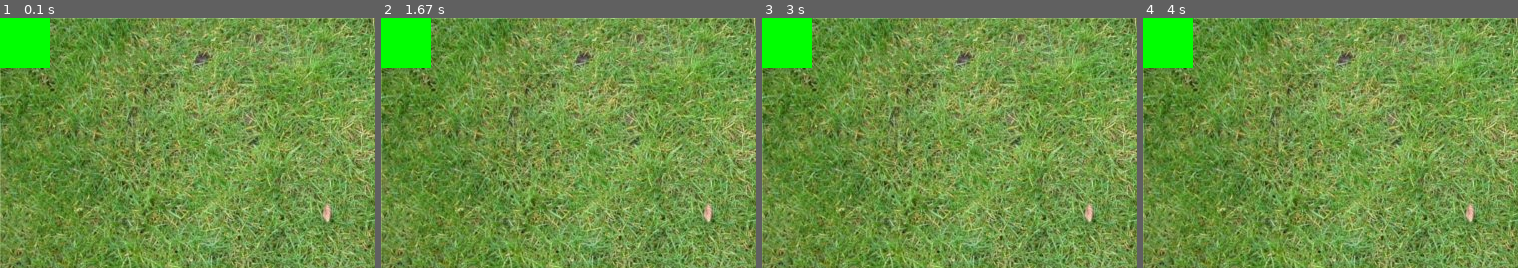
Above: before the commit, frames 1-4 (left to right).
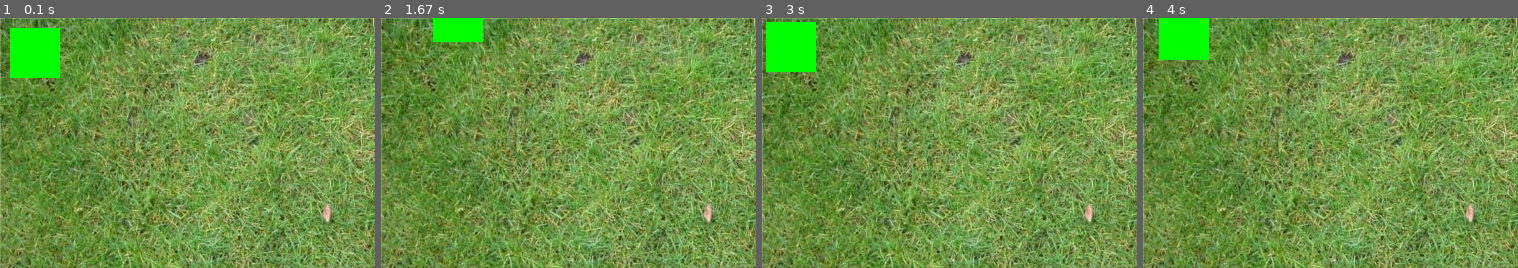
Above: after the commit, the same moments.

Repository: matthieurobert/Projet-ISN
Game: pygame game, started from partie_lilian/direction_du_personnage_biazare.py
The game is run twice, just before and just after one commit, with the same random seed, the same clock (stepped at 60 frames per second) and the same inputs.
Inputs:
- Up to frame 1 (0.1 s): no input
- Up to frame 2 (1.67 s): hold D 0.33-0.8 s; hold W 0.83-1.32 s; hold D from 1.35 s (still down)
- Up to frame 3 (3 s): release D at 1.82 s; hold A 1.85-2.38 s; hold S 2.42-2.72 s; hold A from 2.75 s (still down)
- Up to frame 4 (4 s): release A at 3.15 s; hold W 3.18-3.55 s; hold D from 3.58 s (still down)
The pictures show only the part of the screen within x 0-50%, y 0-50%; the shares and areas given below are measured in that part.
In our replay, the window is 640x480 before the commit and 750x500 after it. These sizes can differ from the game's own. Grey fills any space a smaller window leaves; there, only what the larger window draws over its background counts as a difference.

The runs differ from the first frame. In frame 1, 1.9% of the frame differs, in the area x 0-16%, y 0-24%; in frame 2, 3.9%, in the area x 0-28%, y 0-20%; in frame 3, 0.8%; in frame 4, 1.9%.

Commit message:
lajoutement du perso

Diff:
--- a/partie_lilian/direction_du_personnage_biazare.py
+++ b/partie_lilian/direction_du_personnage_biazare.py
@@ -1,36 +1,86 @@
+
 import pygame
 from pygame.locals import *
+def deplacement():
+    pygame.init()
+    fenetre = pygame.display.set_mode((750,500))
+    fond = pygame.image.load("background.jpg").convert()
+    fenetre.blit(fond, (0,0))
+    perso = pygame.image.load("perso.jpg").convert()
+    x=10
+    y=10
+    speed = 6
+    clock = pygame.time.Clock()
+    fenetre.blit(perso, (x,y))
+    pygame.display.flip()
+    continuer = 0
+    pygame.key.set_repeat(400,30)
+    while continuer == 0:
 
-pygame.init()
+        for event in pygame.event.get():
+            key=pygame.key.get_pressed()
+            clock.tick(30)
 
-#Ouverture de la fenêtre Pygame
-fenetre = pygame.display.set_mode((640, 480))
+            if event.type == QUIT:
+                continuer = 1
+                pygame.quit()
+            if  key[pygame.K_a] :
+                clock.tick(30)                    # gauche
+                fenetre.blit(fond, (0,0))
+                x = x-speed
+                fenetre.blit(perso, (x,y))
+                pygame.display.flip()
 
-#Chargement et collage du fond
-fond = pygame.image.load("background.jpg").convert()
-fenetre.blit(fond, (0,0))
+            if  key[pygame.K_d] :
+                clock.tick(30)                    #droite
+                fenetre.blit(fond, (0,0))
+                x = x+speed
+                fenetre.blit(perso, (x,y))
+                pygame.display.flip()
 
-#Chargement et collage du personnage
-perso = pygame.image.load("perso.jpg").convert_alpha()
-position_perso = perso.get_rect()
-fenetre.blit(perso, position_perso)
+            if  key[pygame.K_w] :
+                clock.tick(30)                      # monter
+                fenetre.blit(fond, (0,0))
+                y = y-speed
+                fenetre.blit(perso, (x,y))
+                pygame.display.flip()
 
-#Rafraîchissement de l'écran
-pygame.display.flip()
+            if  key[pygame.K_s] :
+                clock.tick(30)                       #décendre
+                fenetre.blit(fond, (0,0))
+                y = y+speed
+                fenetre.blit(perso, (x,y))
+                pygame.display.flip()
 
-#BOUCLE INFINIE
-continuer = 1
-while continuer:
-	for event in pygame.event.get():	#Attente des événements
-		if event.type == QUIT:
-			continuer = 0
-		if event.type == KEYDOWN:
-			if event.key == K_DOWN:	#Si "flèche bas"
-				#On descend le perso
-				position_perso = position_perso.move(0,3)
+            if  key[pygame.K_s] and key[pygame.K_a]   :
+                clock.tick(30)
+                fenetre.blit(fond, (0,0))
+                y = y+speed
+                x=x-speed
+                fenetre.blit(perso, (x,y))
+                pygame.display.flip()
 
-	#Re-collage
-	fenetre.blit(fond, (0,0))
-	fenetre.blit(perso, position_perso)
-	#Rafraichissement
-	pygame.display.flip()
+            if  key[pygame.K_s] and key[pygame.K_d] :
+                clock.tick(30)
+                fenetre.blit(fond, (0,0))
+                y = y+speed
+                x= x+speed
+                fenetre.blit(perso, (x,y))
+                pygame.display.flip()
+
+            if  key[pygame.K_w] and key[pygame.K_d] :
+                clock.tick(30)
+                fenetre.blit(fond, (0,0))
+                y = y-speed
+                x=x+speed
+                fenetre.blit(perso, (x,y))
+                pygame.display.flip()
+
+            if  key[pygame.K_w] and key[pygame.K_a] :
+                clock.tick(30)
+                fenetre.blit(fond, (0,0))
+                y = y-speed
+                x=x-speed
+                fenetre.blit(perso, (x,y))
+                pygame.display.flip()
+deplacement()
--- a/test_bot.py
+++ b/test_bot.py
@@ -81,6 +81,17 @@
 
 		#print(self.speed)
 
+perso = pygame.image.load("perso.jpg").convert()
+x=10
+y=10
+speed = 6
+speed_diagonal = speed/2
+time = 80
+fenetre.blit(perso, (x,y))
+clock = pygame.time.Clock()
+pygame.display.flip()
+continuer = 0
+pygame.key.set_repeat(25,20)
 
 alien = ARBot()
 pab = LRBot()
@@ -109,3 +120,71 @@
     pab.update()
 
     pygame.display.flip()
+
+
+    for event in pygame.event.get():
+        key=pygame.key.get_pressed()
+
+
+        if event.type == QUIT:
+            continuer = 1
+            pygame.quit()
+        if  key[pygame.K_a] :
+            clock.tick(time)             # gauche
+            fenetre.blit(fond, (0,0))
+            x = x-speed
+            fenetre.blit(perso, (x,y))
+            pygame.display.flip()
+
+        if  key[pygame.K_d] :
+            clock.tick(time)                   #droite
+            fenetre.blit(fond, (0,0))
+            x = x+speed
+            fenetre.blit(perso, (x,y))
+            pygame.display.flip()
+
+        if  key[pygame.K_w] :
+            clock.tick(time)                      # monter
+            fenetre.blit(fond, (0,0))
+            y = y-speed
+            fenetre.blit(perso, (x,y))
+            pygame.display.flip()
+
+        if  key[pygame.K_s] :
+            clock.tick(time)                     #décendre
+            fenetre.blit(fond, (0,0))
+            y = y+speed
+            fenetre.blit(perso, (x,y))
+            pygame.display.flip()
+
+        if  key[pygame.K_s] and key[pygame.K_a]   :
+            clock.tick(time)
+            fenetre.blit(fond, (0,0))
+            y = y+speed_diagonal
+            x=x-speed_diagonal
+            fenetre.blit(perso, (x,y))
+            pygame.display.flip()
+
+        if  key[pygame.K_s] and key[pygame.K_d] :
+            clock.tick(time)
+            fenetre.blit(fond, (0,0))
+            y = y+speed_diagonal
+            x= x+speed_diagonal
+            fenetre.blit(perso, (x,y))
+            pygame.display.flip()
+
+        if  key[pygame.K_w] and key[pygame.K_d] :
+            clock.tick(time)
+            fenetre.blit(fond, (0,0))
+            y = y-speed_diagonal
+            x=x+speed_diagonal
+            fenetre.blit(perso, (x,y))
+            pygame.display.flip()
+
+        if  key[pygame.K_w] and key[pygame.K_a] :
+            clock.tick(time)
+            fenetre.blit(fond, (0,0))
+            y = y-speed_diagonal
+            x=x-speed_diagonal
+            fenetre.blit(perso, (x,y))
+            pygame.display.flip()
Binary file added: Test_Matthieu/perso.jpg
